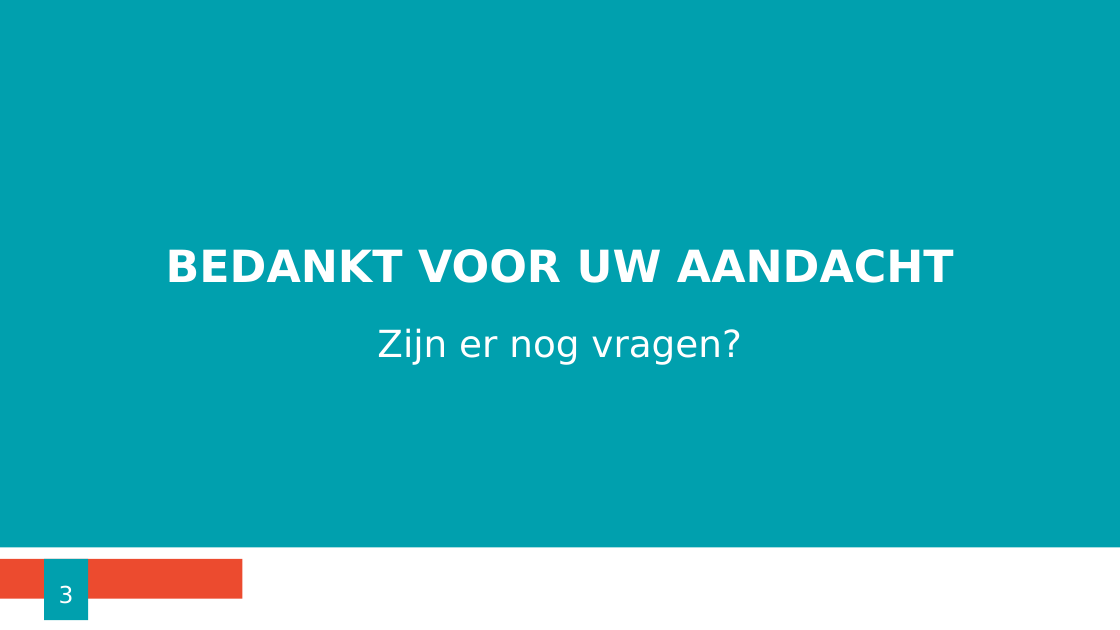
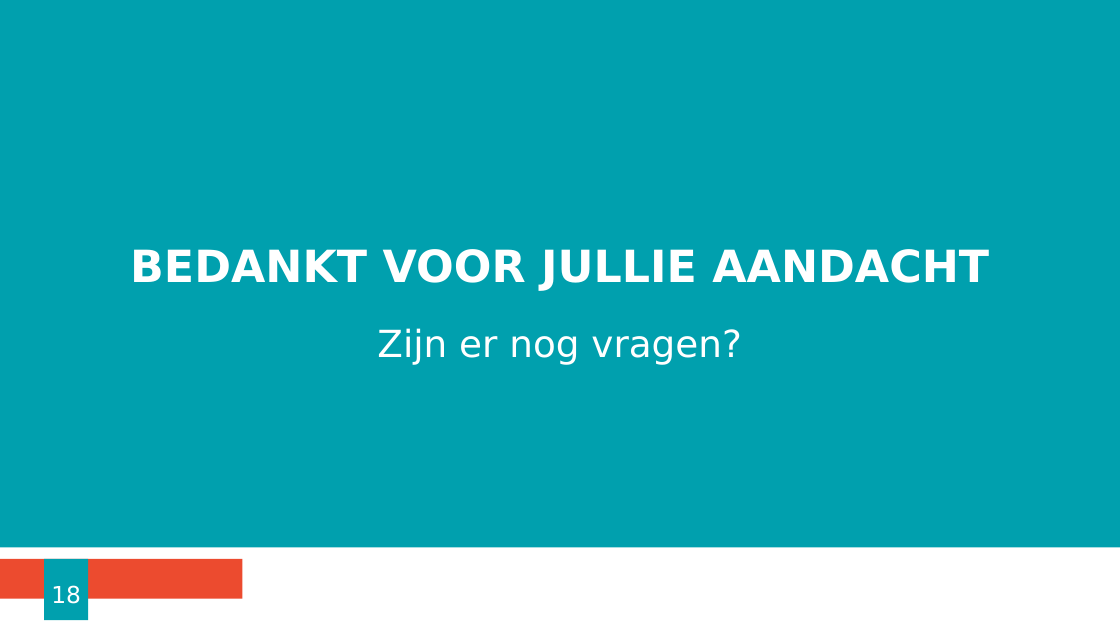
Before and after one commit to ChristopheM98/SignalR_Webapp, a slide deck: slide 18 of Presentatie SignalR.pptx (slide 3 before the commit). Drawn at 1120x630 pixels with LibreOffice and Linux fonts; fonts in the diff are those of the drawing; background and template pictures are left out. Boxes give left, top, right and bottom in pixels: in the first picture for what was removed or moved away, otherwise in the second. Text is boxed around its words. In the diff, an @@ line names an element or a change of style, - is before the commit and + after.

```diff
--- a/Presentatie SignalR.pptx
+++ b/Presentatie SignalR.pptx
@@ title at box(130, 249, 989, 291): text changed @@
-BEDANKT VOOR UW AANDACHT
+BEDANKT VOOR JULLIE AANDACHT
@@ page number at box(51, 585, 81, 604): text changed @@
-3
+18
```
Also in this commit, not shown: 2 other slides changed, 15 slides added, 6 other files.
